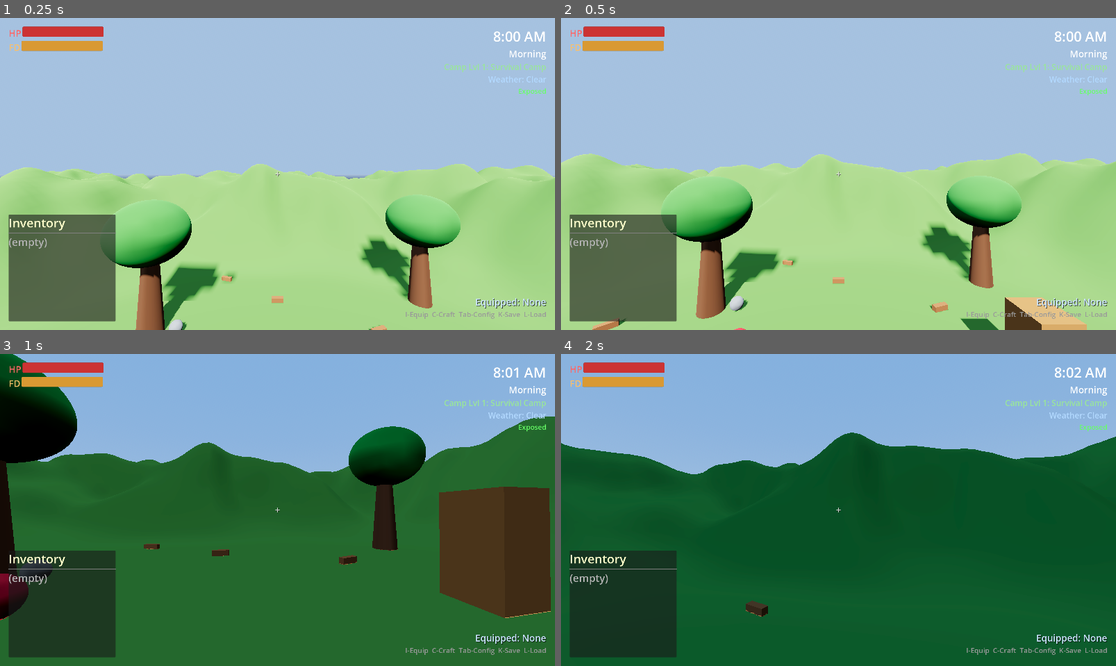
Above: before the commit, frames 1-4 (two rows, left to right).
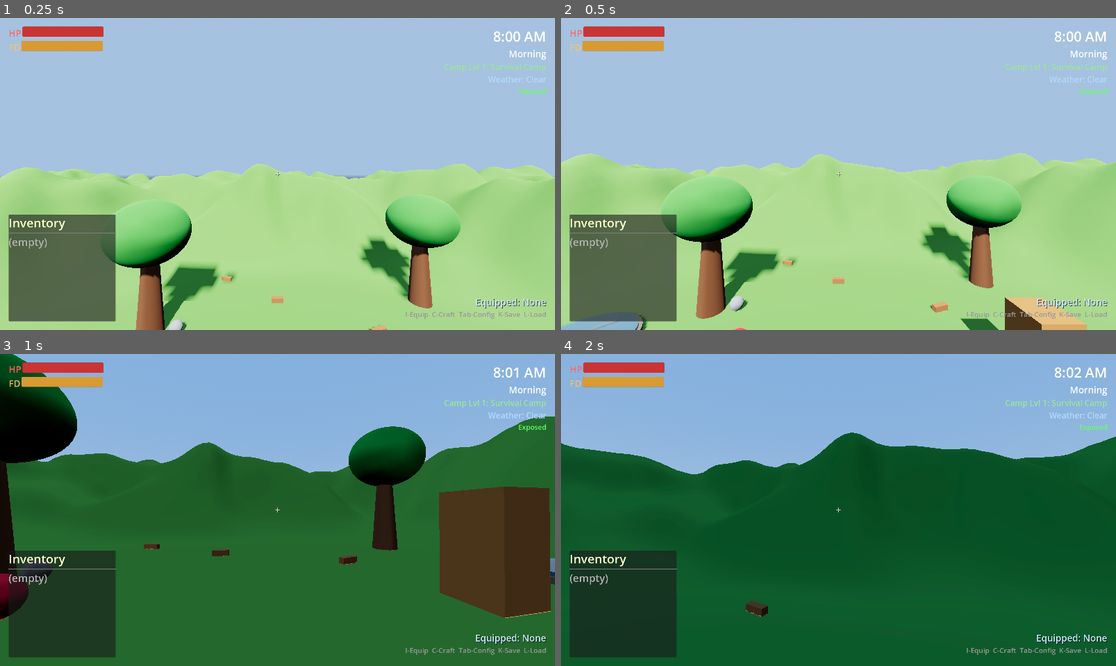
Above: after the commit, the same moments.

Repository: adchamberlain/into-the-wild
Game: Godot game, scene res://scenes/main.tscn
Same seed, same stepped clock (60 frames per second), same inputs: the game is played once before the commit and once after it.
Inputs (mouse positions are in pixels of both pictures, inside the frame that each line leads up to):
- Up to frame 1 (0.25 s): no input
- Up to frame 2 (0.5 s): no input
- Up to frame 3 (1 s): tap Enter at 0.5 s; move the mouse to (305, 510) at 0.52 s; hold W from 0.53 s (still down); tap E (interact) at 0.6 s; tap Space (jump) at 0.77 s
- Up to frame 4 (2 s): keep holding W; move the mouse to (810, 510) at 1.27 s; tap Shift (sprint) at 1.35 s; tap Space (jump) at 1.52 s

Frame 1 is identical in both runs. In frame 2, 0.6% of the frame differs, in the area x 0-16%, y 94-100%; in frame 3, less than 0.1%; in frame 4, less than 0.1%.

Commit message:
Move fishing spots closer to campsite
Relocated from 15-20 units to 8-10 units from center for easier access.

Co-Authored-By: Claude Opus 4.5 <noreply@anthropic.com>

Diff:
--- a/scenes/main.tscn
+++ b/scenes/main.tscn
@@ -724,13 +724,13 @@
 transform = Transform3D(1, 0, 0, 0, 1, 0, 0, 0, 1, -5, 0, 0)
 
 [node name="FishingSpot1" parent="Resources" instance=ExtResource("19_fishing")]
-transform = Transform3D(1, 0, 0, 0, 1, 0, 0, 0, 1, -15, 0, -12)
+transform = Transform3D(1, 0, 0, 0, 1, 0, 0, 0, 1, -8, 0, -6)
 
 [node name="FishingSpot2" parent="Resources" instance=ExtResource("19_fishing")]
-transform = Transform3D(1, 0, 0, 0, 1, 0, 0, 0, 1, 18, 0, 15)
+transform = Transform3D(1, 0, 0, 0, 1, 0, 0, 0, 1, 10, 0, 7)
 
 [node name="FishingSpot3" parent="Resources" instance=ExtResource("19_fishing")]
-transform = Transform3D(1, 0, 0, 0, 1, 0, 0, 0, 1, 20, 0, -8)
+transform = Transform3D(1, 0, 0, 0, 1, 0, 0, 0, 1, 9, 0, -5)
 
 [node name="Structures" type="Node3D" parent="."]
 
